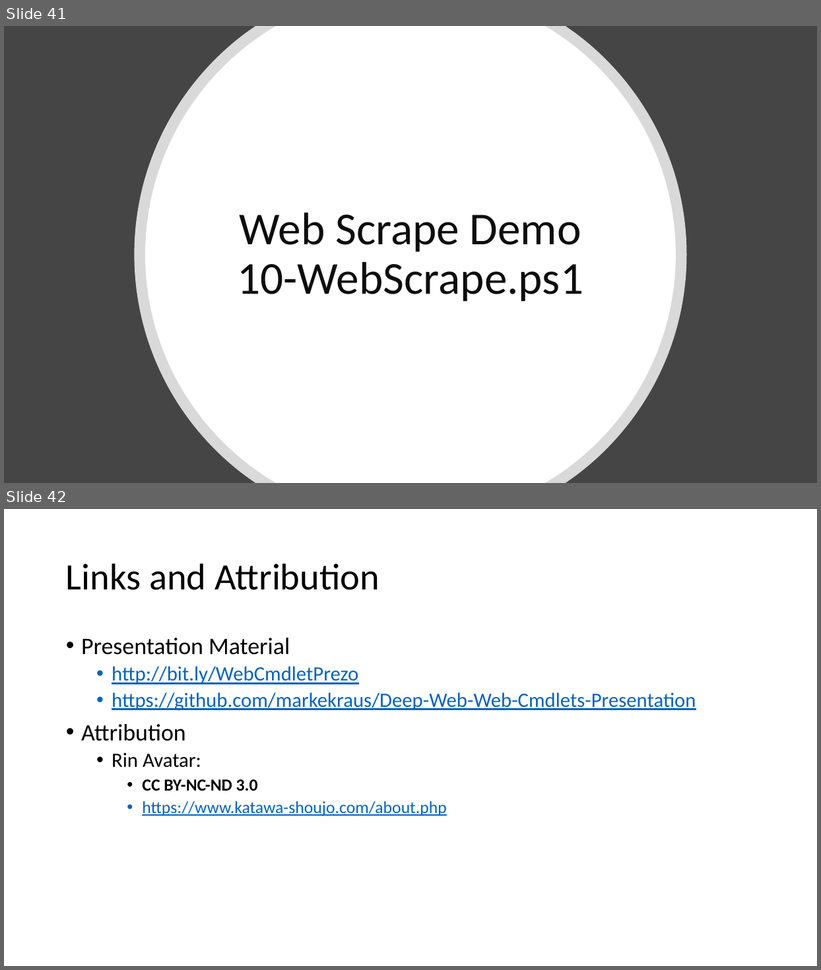
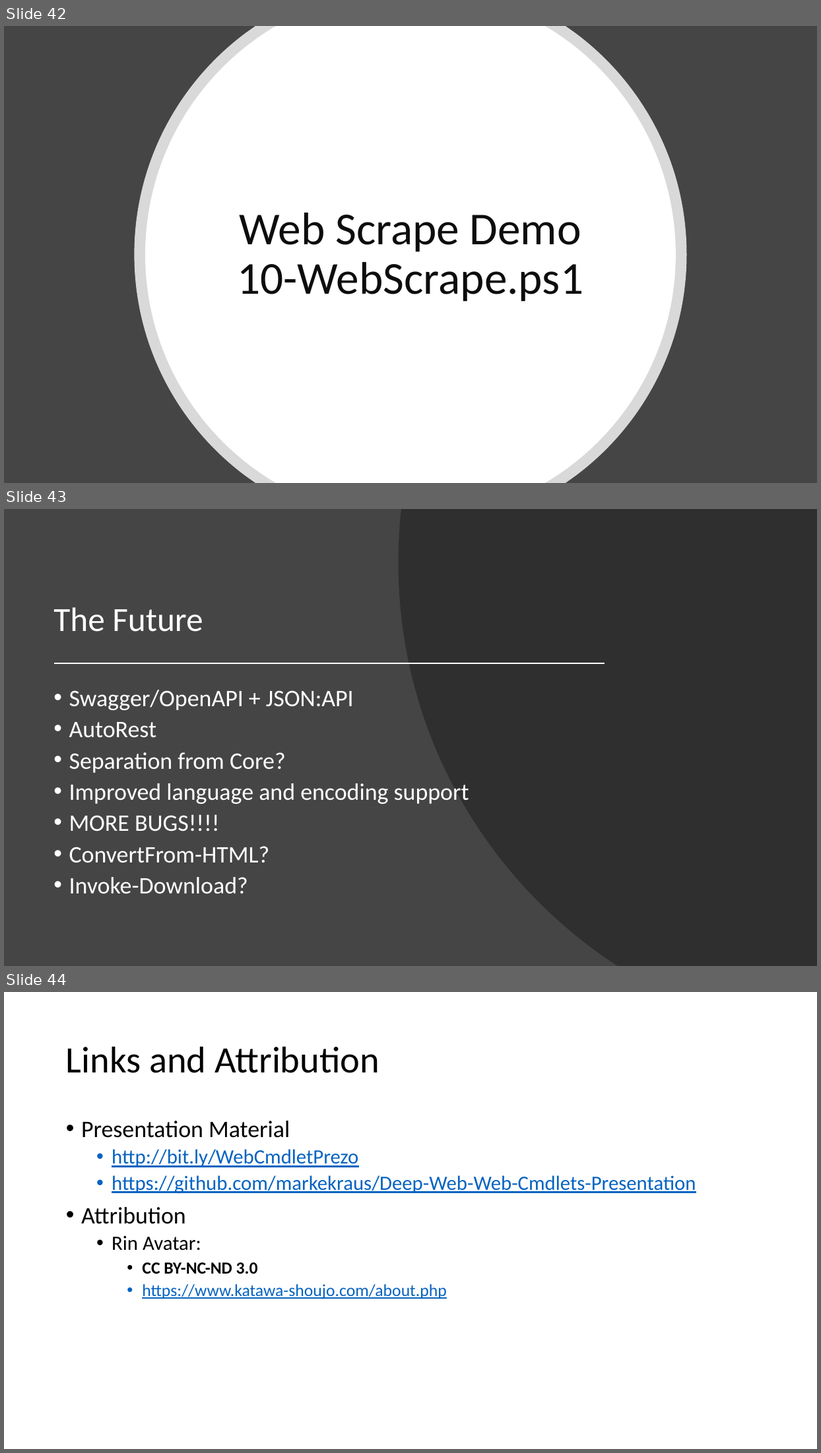
Before and after one commit to markekraus/Deep-Web-Web-Cmdlets-Presentation, a slide deck: Deep Web - Web Cmdlets Deep Dive.pptx. Shown one above the other, each under a label of ours: slides 41 and 42 before the commit, slides 42, 43 and 44 after it. The pictures are 821x970 and 821x1453 pixels, drawn with LibreOffice and Linux fonts; fonts in the diff are those of the drawing; background and template pictures are left out. Boxes give left, top, right and bottom in pixels: in the first picture for what was removed or moved away, otherwise in the second. Text is boxed around its words. In the diff, an @@ line names an element or a change of style, - is before the commit and + after.

```diff
--- a/Deep Web - Web Cmdlets Deep Dive.pptx
+++ b/Deep Web - Web Cmdlets Deep Dive.pptx
@@ slide 43 added at bbox=[4, 509, 817, 966], background #454545 @@
@@ freeform shape added at bbox=[399, 509, 817, 966], fill #262626 at 70% opacity @@
@@ title added at bbox=[54, 607, 203, 632], 40 pt, text #FFFFFF @@
+The Future
@@ line added from (55, 663) to (604, 663), #FFFFFF 1.5 pt @@
@@ text added at bbox=[69, 690, 469, 894], 28 pt, text #FFFFFF @@
+• Swagger/OpenAPI + JSON:API
+• AutoRest
+• Separation from Core?
+• Improved language and encoding support
+• MORE BUGS!!!!
+• ConvertFrom-HTML?
+• Invoke-Download?
@@ what was slide 41 is now slide 42 @@
@@ what was slide 42 is now slide 44 @@
```
Also in this commit, not shown: 1 slide changed, 1 other slide added.
